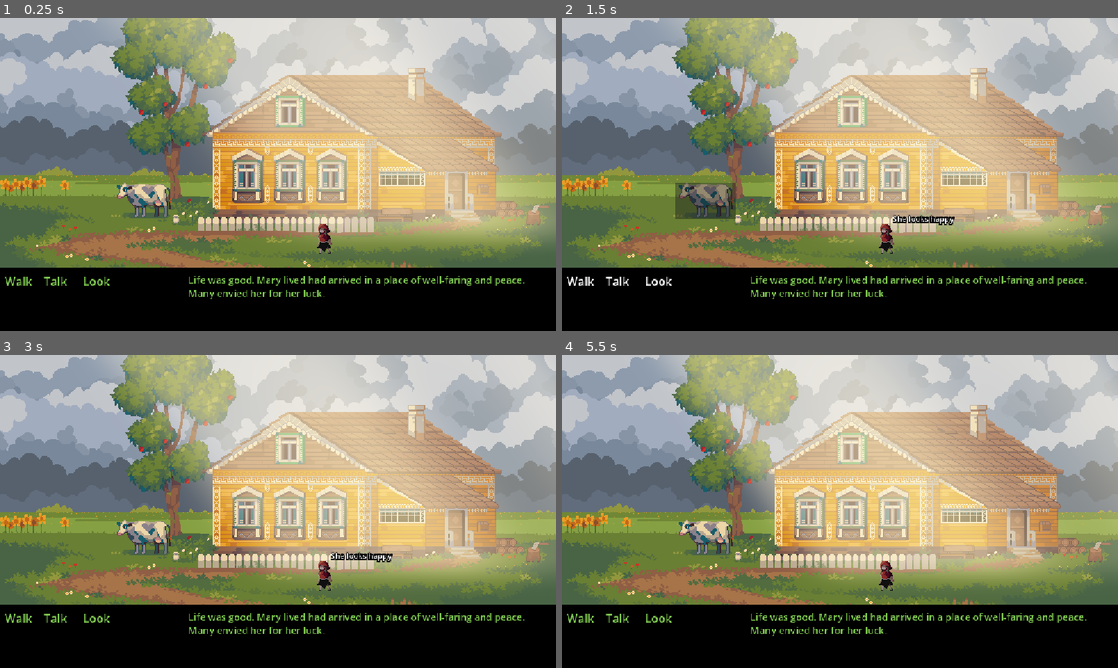
Above: before the commit, frames 1-4 (two rows, left to right).
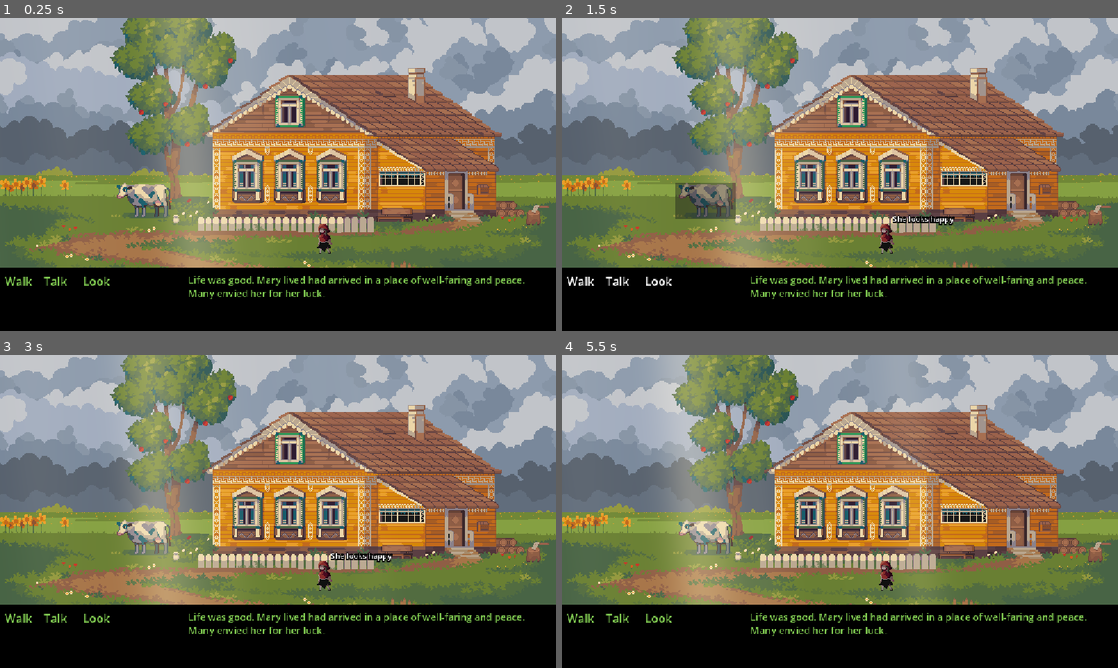
Above: after the commit, the same moments.

Repository: gregorhcs/GGJ26
Game: Godot game, scene res://SC_Game.tscn
Same seed, same stepped clock (60 frames per second), same inputs: the game is played once before the commit and once after it.
Inputs (mouse positions are in pixels of both pictures, inside the frame that each line leads up to):
- Up to frame 1 (0.25 s): no input
- Up to frame 2 (1.5 s): click (706, 199) at 0.52 s; click (706, 199) at 1.27 s
- Up to frame 3 (3 s): click (144, 536) at 2.02 s; tap Enter at 2.75 s; move the mouse to (400, 495) at 2.77 s; click (400, 495) at 2.92 s
- Up to frame 4 (5.5 s): tap Space at 3.5, 5 s; move the mouse to (728, 527) at 3.52 s; click (728, 527) at 3.67 s; tap Enter at 4.25 s; move the mouse to (895, 442) at 4.27 s; click (895, 442) at 4.42 s; move the mouse to (812, 574) at 5.02 s; click (812, 574) at 5.17 s

The runs differ from the first frame. In frame 1, 43% of the frame differs, in the area x 21-100%, y 0-80%; in frame 2, 44%; in frame 3, 47%; in frame 4, 50%, in the area x 18-100%, y 0-80%.

Commit message:
Adjustments

Diff:
--- a/SC_Game.tscn
+++ b/SC_Game.tscn
@@ -36,19 +36,35 @@
 
 [sub_resource type="ShaderMaterial" id="ShaderMaterial_gdmih"]
 shader = ExtResource("9_2g1mr")
+shader_parameter/ray_angle = -0.035
+shader_parameter/ray_position = 4.36
+shader_parameter/spread = 1.0
+shader_parameter/cutoff = -0.2149999627125
+shader_parameter/falloff = 0.0
+shader_parameter/edge_fade = 0.190000009025
+shader_parameter/speed = 1.0
+shader_parameter/ray1_density = 9.43
+shader_parameter/ray2_density = 18.115
+shader_parameter/ray2_intensity = 0.0
+shader_parameter/color = Vector4(1, 0.9, 0.65, 0.8)
+shader_parameter/hdr = false
+shader_parameter/seed = 30.505
+
+[sub_resource type="ShaderMaterial" id="ShaderMaterial_2g1mr"]
+shader = ExtResource("9_2g1mr")
 shader_parameter/ray_angle = -0.3
-shader_parameter/ray_position = -0.21
+shader_parameter/ray_position = -0.2
 shader_parameter/spread = 0.5
 shader_parameter/cutoff = 0.1
 shader_parameter/falloff = 0.2
 shader_parameter/edge_fade = 0.15
 shader_parameter/speed = 1.0
-shader_parameter/ray1_density = 4.65
-shader_parameter/ray2_density = 0.0
-shader_parameter/ray2_intensity = 0.0
-shader_parameter/color = Vector4(1, 0.9, 0.65, 0.8)
+shader_parameter/ray1_density = 8.0
+shader_parameter/ray2_density = 30.0
+shader_parameter/ray2_intensity = 0.3
+shader_parameter/color = Vector4(1, 1, 1, 0.53)
 shader_parameter/hdr = false
-shader_parameter/seed = 30.505
+shader_parameter/seed = 5.0
 
 [node name="GameDirectorControl" type="Control" unique_id=941596401 node_paths=PackedStringArray("LevelLoader", "AvatarControl", "Mask", "CommandButtons", "NarratorTextLabel", "CrackAudioPlayer")]
 layout_mode = 3
@@ -123,7 +139,7 @@
 expand_mode = 3
 stretch_mode = 6
 
-[node name="FogWind" type="ColorRect" parent="VBoxContainer/Control" unique_id=1706115223]
+[node name="Sunrays" type="ColorRect" parent="VBoxContainer/Control" unique_id=413293893]
 material = SubResource("ShaderMaterial_gdmih")
 layout_mode = 1
 anchors_preset = 15
@@ -132,8 +148,9 @@
 grow_horizontal = 2
 grow_vertical = 2
 
-[node name="Godrays" type="ColorRect" parent="VBoxContainer/Control" unique_id=413293893]
-material = SubResource("ShaderMaterial_gdmih")
+[node name="Moonrays" type="ColorRect" parent="VBoxContainer/Control" unique_id=1481590445]
+visible = false
+material = SubResource("ShaderMaterial_2g1mr")
 layout_mode = 1
 anchors_preset = 15
 anchor_right = 1.0
--- a/Scripts/GameDirector.gd
+++ b/Scripts/GameDirector.gd
@@ -17,13 +17,13 @@
 		NarratorTextLabel.text = text
 
 func increase_insanity(amount: int) -> void:
-	CurrentInsanity += amount;
+	CurrentInsanity = clamp(CurrentInsanity + amount, 0, 100);
 	Mask.material.set_shader_parameter("CRACK_profile", CurrentInsanity / 100.0)
 	if CurrentInsanity / 10 > CurrentInsanityPhase:
 		CurrentInsanityPhase = CurrentInsanity / 10
 		CrackAudioPlayer.pitch_scale = 0.5 + randf()
 		CrackAudioPlayer.play(0.0)
-
+	print(CurrentInsanity)
 
 # Called when the node enters the scene tree for the first time.
 func _ready() -> void:
